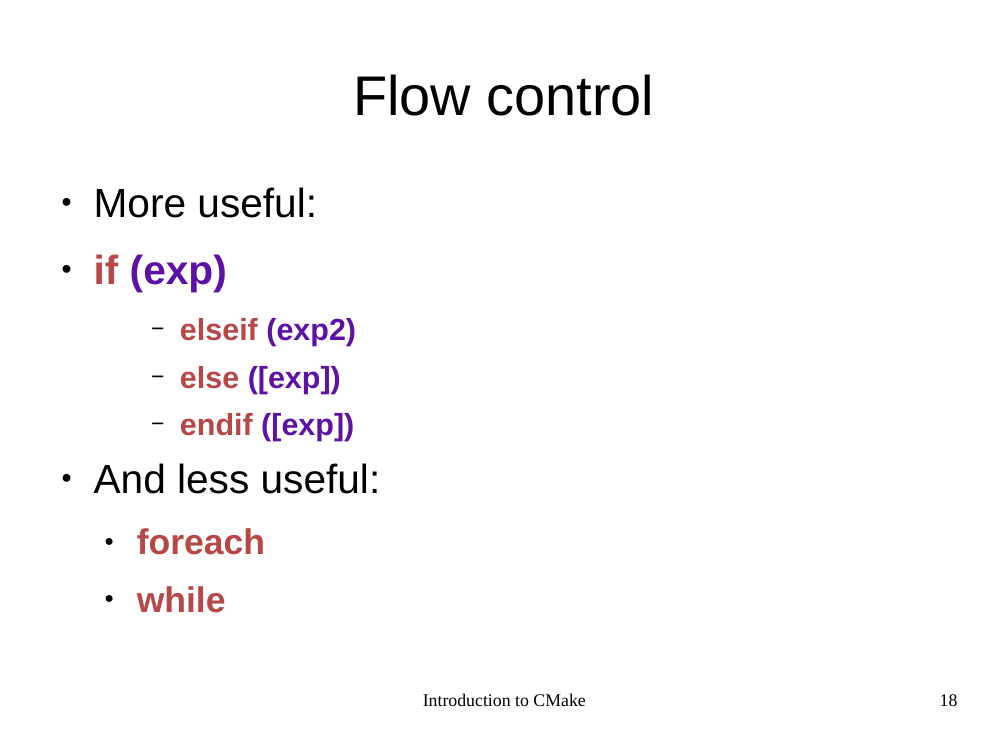
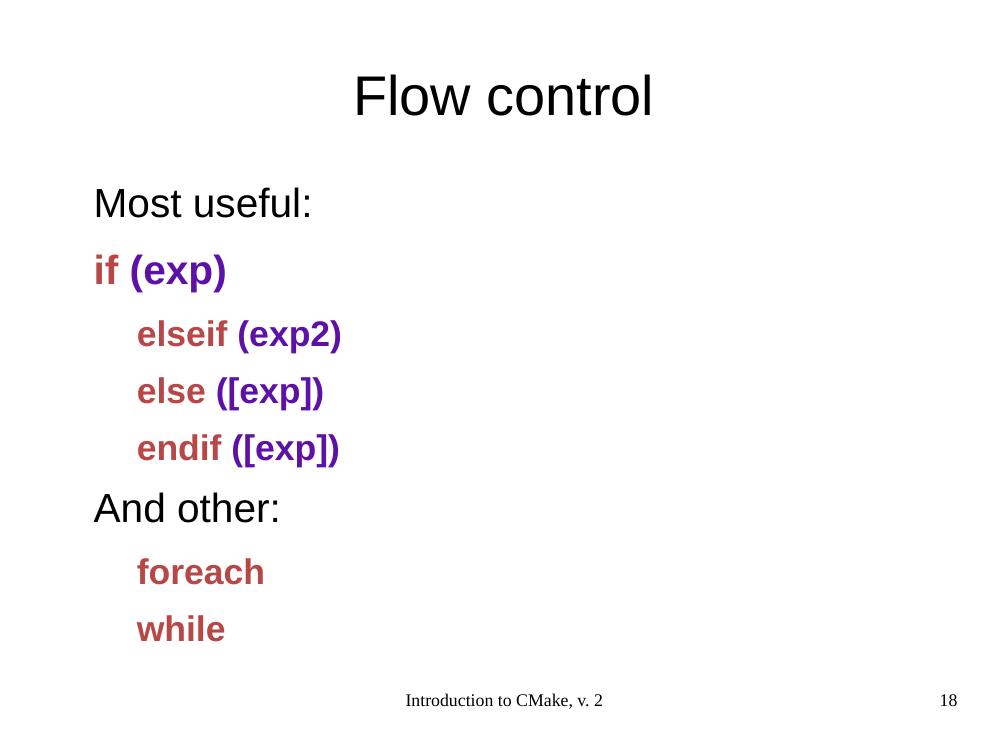
Before and after one commit to shlomif/shlomi-fish-homepage, a slide deck: slide 18 of t2/lecture/CMake/introduction_to_cmake-2.odp. Drawn at 1008x756 pixels with LibreOffice and Linux fonts; fonts in the diff are those of the drawing. Boxes give left, top, right and bottom in pixels: in the first picture for what was removed or moved away, otherwise in the second. Text is boxed around its words. In the diff, an @@ line names an element or a change of style, - is before the commit and + after.

```diff
--- a/t2/lecture/CMake/introduction_to_cmake-2.odp
+++ b/t2/lecture/CMake/introduction_to_cmake-2.odp
@@ text at box(94, 187, 313, 218): text changed @@
-● More useful:
+Most useful:
@@ text at box(94, 254, 342, 642): size 24 to 28 pt in "elseif (exp2)", "else ([exp])", "endif ([exp])"; bullet ● to none; bullet − to none; list level 3 to 2 in "elseif (exp2)"; list level 3 to 2 in "else ([exp])"; list level 3 to 2 in "endif ([exp])" @@
@@ text at box(94, 492, 281, 523): text changed @@
-● And less useful:
+And other:
@@ text at box(406, 693, 603, 709): text changed @@
-Introduction to CMake
+Introduction to CMake, v. 2
```
Also in this commit, not shown: 21 other slides changed, 1 slide added, 8 slides removed, 2 other files.
